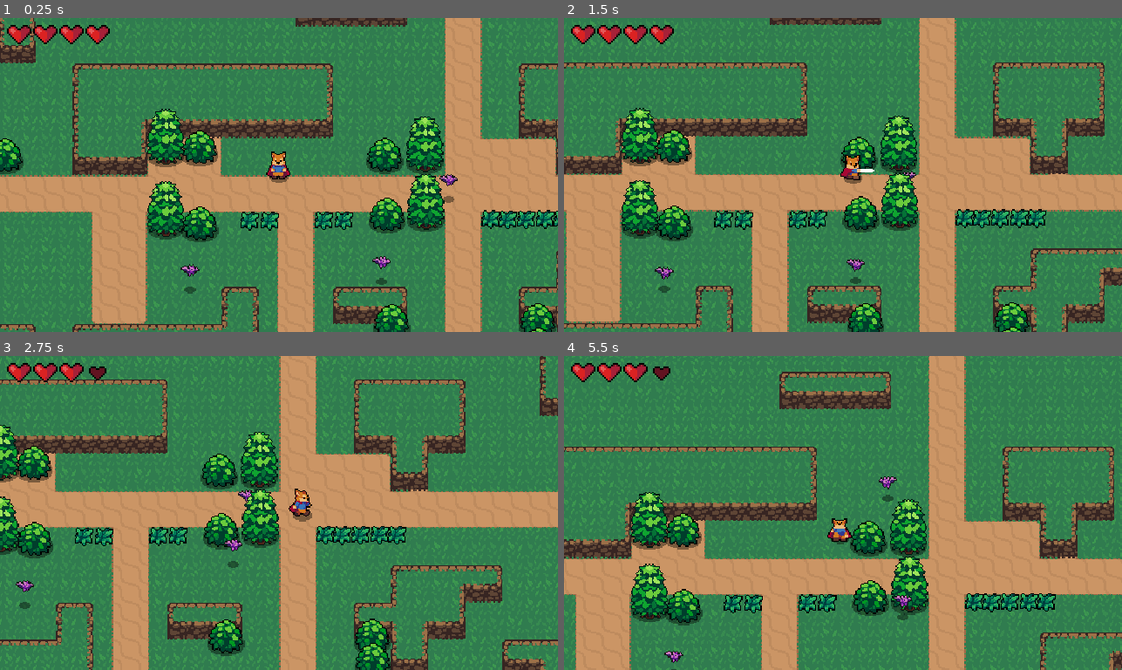
Above: before the commit, frames 1-4 (two rows, left to right).
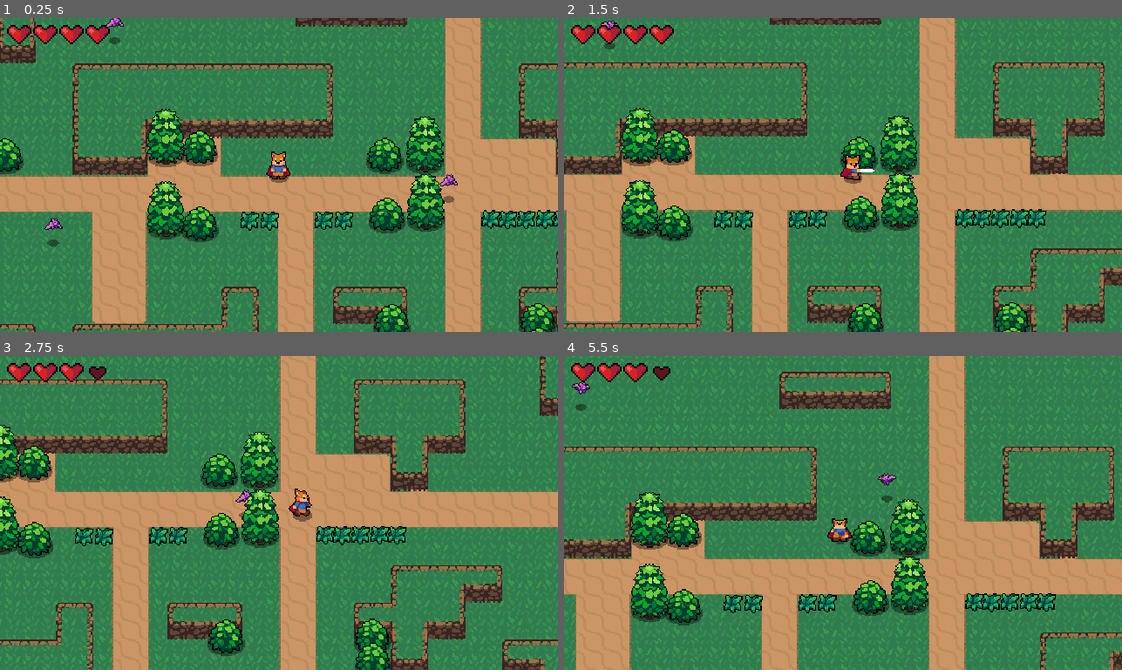
Above: after the commit, the same moments.

Repository: Firet/2d-action-rpg
Game: Godot game, scene res://World.tscn
Same seed, same stepped clock (60 frames per second), same inputs: the game is played once before the commit and once after it.
Inputs:
- Up to frame 1 (0.25 s): no input
- Up to frame 2 (1.5 s): hold Right (ui_right) 0.53-1.28 s; tap X (roll) at 0.6 s; hold Down (ui_down) from 1.28 s (still down); tap J (attack) at 1.35 s
- Up to frame 3 (2.75 s): tap X (roll) at 1.55, 2.1 s; release Down (ui_down) at 2.03 s; hold Right (ui_right) from 2.03 s (still down)
- Up to frame 4 (5.5 s): release Right (ui_right) at 2.78 s; hold Up (ui_up) 2.78-3.53 s; tap X (roll) at 2.85, 3.8, 4.35, 5.1 s; hold Left (ui_left) 3.53-5.03 s; tap J (attack) at 3.6 s; hold Down (ui_down) from 5.03 s (still down)

The runs differ from the first frame. In frame 1, 0.5% of the frame differs, in the area x 7-83%, y 0-88%; in frame 2, 0.3%; in frame 3, 0.3%; in frame 4, 0.4%.

Commit message:
Create wander state

Diff:
--- a/Enemies/Bat.gd
+++ b/Enemies/Bat.gd
@@ -16,6 +16,7 @@
 var velocity = Vector2.ZERO
 var knockback = Vector2.ZERO
 
+# This is the initial state
 var state = CHASE
 
 onready var sprite = $AnimatedSprite
@@ -23,6 +24,7 @@
 onready var playerDetectionZone = $PlayerDetectionZone
 onready var hurtbox = $Hurtbox
 onready var softCollision = $SoftCollision
+onready var wanderController = $WanderController
 
 func _physics_process(delta):
 	knockback = knockback.move_toward(Vector2.ZERO, FRICTION * delta)
@@ -33,23 +35,27 @@
 			velocity = velocity.move_toward(Vector2.ZERO, FRICTION * delta)
 			seek_player()
 
+			if wanderController.get_time_left() == 0:
+				state = pick_random_state([IDLE, WANDER])
+				# Add a timer with a random number between 1 and 3
+				wanderController.start_wander_timer(rand_range(1,3))
+
 		WANDER:
-			pass
+			seek_player()
+			if wanderController.get_time_left() == 0:
+				state = pick_random_state([IDLE, WANDER])
+				# Add a timer with a random number between 1 and 3
+				wanderController.start_wander_timer(rand_range(1,3))
+			var direction = global_position.direction_to(wanderController.target_position)
+			velocity = velocity.move_toward(direction * MAX_SPEED, ACCELERATION * delta)
 
 		CHASE:
 			var player = playerDetectionZone.player
 			if player != null:
-				# Subtract player position less enemy position.
-				# The center is position (0,0)
-				# When is normalized and the velocity linked to 1.
-				var direction = (player.global_position - global_position).normalized()
-				# Move towards the player. Magic!
-				# Velocity in direction is 1 (because was normalized).
-				# and then multiplied to max speed.
+				var direction = global_position.direction_to(player.global_position)
 				velocity = velocity.move_toward(direction * MAX_SPEED, ACCELERATION * delta)
 			else:
 				state = IDLE
-
 			sprite.flip_h = velocity.x < 0
 
 	# 400 is some value that push each bat that overlaps other soft collision area
@@ -62,6 +68,11 @@
 	if playerDetectionZone.can_see_player():
 		state = CHASE
 
+# state_list is an array
+func pick_random_state(state_list):
+	state_list.shuffle()
+	return state_list.pop_front()
+
 func _on_Hurtbox_area_entered(area):
 	stats.health -= area.damage
 	knockback = area.knockback_vector * 120
--- a/Enemies/Bat.tscn
+++ b/Enemies/Bat.tscn
@@ -8,6 +8,7 @@
 [ext_resource path="res://Enemies/PlayerDetectionZone.tscn" type="PackedScene" id=6]
 [ext_resource path="res://Overlap/Hitbox.tscn" type="PackedScene" id=7]
 [ext_resource path="res://Overlap/SoftCollision.tscn" type="PackedScene" id=8]
+[ext_resource path="res://Enemies/WanderController.tscn" type="PackedScene" id=9]
 
 [sub_resource type="AtlasTexture" id=1]
 atlas = ExtResource( 1 )
@@ -60,6 +61,7 @@
 [node name="AnimatedSprite" type="AnimatedSprite" parent="."]
 frames = SubResource( 6 )
 animation = "Fly"
+frame = 3
 playing = true
 offset = Vector2( 0, -12 )
 
@@ -98,6 +100,8 @@
 
 [node name="CollisionShape2D" parent="SoftCollision" index="0"]
 shape = SubResource( 11 )
+
+[node name="WanderController" parent="." instance=ExtResource( 9 )]
 [connection signal="area_entered" from="Hurtbox" to="." method="_on_Hurtbox_area_entered"]
 [connection signal="no_health" from="Stats" to="." method="_on_Stats_no_health"]
 
--- /dev/null
+++ b/Enemies/WanderController.gd
@@ -0,0 +1,26 @@
+extends Node2D
+
+export(int) var wander_range = 32
+
+# onready var because we want to get the position
+# of this wander controller once it's already been
+# instance inside of the room and it's attached
+# to the enemy (basically it's the enemy position)
+onready var start_position = global_position
+onready var target_position = global_position
+onready var timer = $Timer
+
+func update_target_position():
+	var target_vector = Vector2(rand_range(-wander_range, wander_range), rand_range(-wander_range, wander_range))
+	# Target position is always relative to start position
+	# So never wander too far away from it
+	target_position = start_position + target_vector
+
+func get_time_left():
+	return timer.time_left
+
+func start_wander_timer(duration):
+	timer.start(duration)
+
+func _on_Timer_timeout():
+	update_target_position()
--- /dev/null
+++ b/Enemies/WanderController.tscn
@@ -0,0 +1,11 @@
+[gd_scene load_steps=2 format=2]
+
+[ext_resource path="res://Enemies/WanderController.gd" type="Script" id=1]
+
+[node name="WanderController" type="Node2D"]
+script = ExtResource( 1 )
+
+[node name="Timer" type="Timer" parent="."]
+one_shot = true
+autostart = true
+[connection signal="timeout" from="Timer" to="." method="_on_Timer_timeout"]
--- a/World.tscn
+++ b/World.tscn
@@ -625,10 +625,10 @@
 position = Vector2( 259.124, 84.9282 )
 
 [node name="Bat2" parent="YSort" instance=ExtResource( 6 )]
-position = Vector2( 37.0229, 162.586 )
+position = Vector2( -80.8716, 122.286 )
 
 [node name="Bat3" parent="YSort" instance=ExtResource( 6 )]
-position = Vector2( 201.639, 165.158 )
+position = Vector2( -28.0421, -51.6738 )
 
 [node name="CanvasLayer" type="CanvasLayer" parent="."]
 
Not shown: 1 places in Enemies/Bat.tscn that only renumber resources
